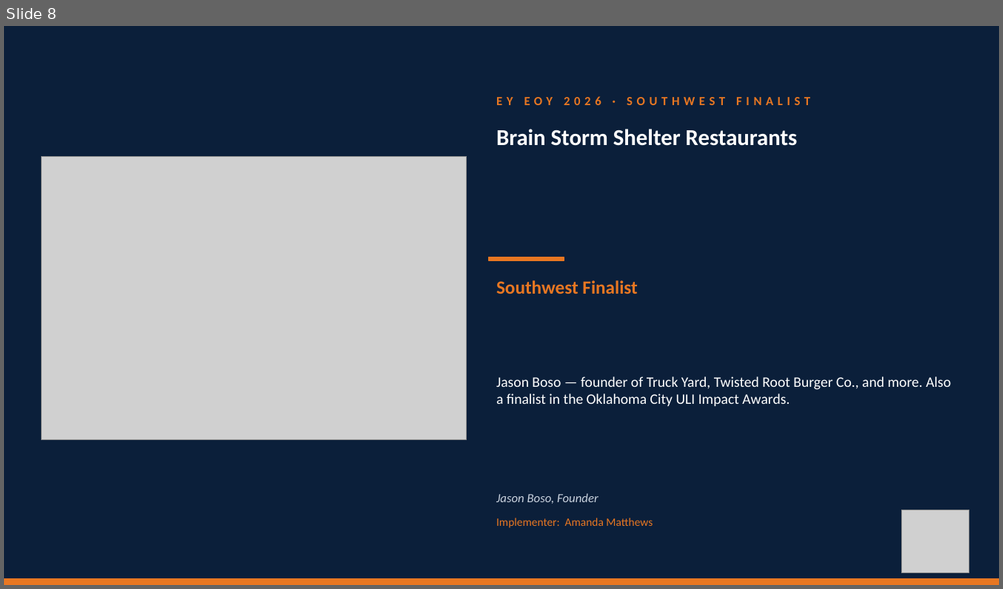
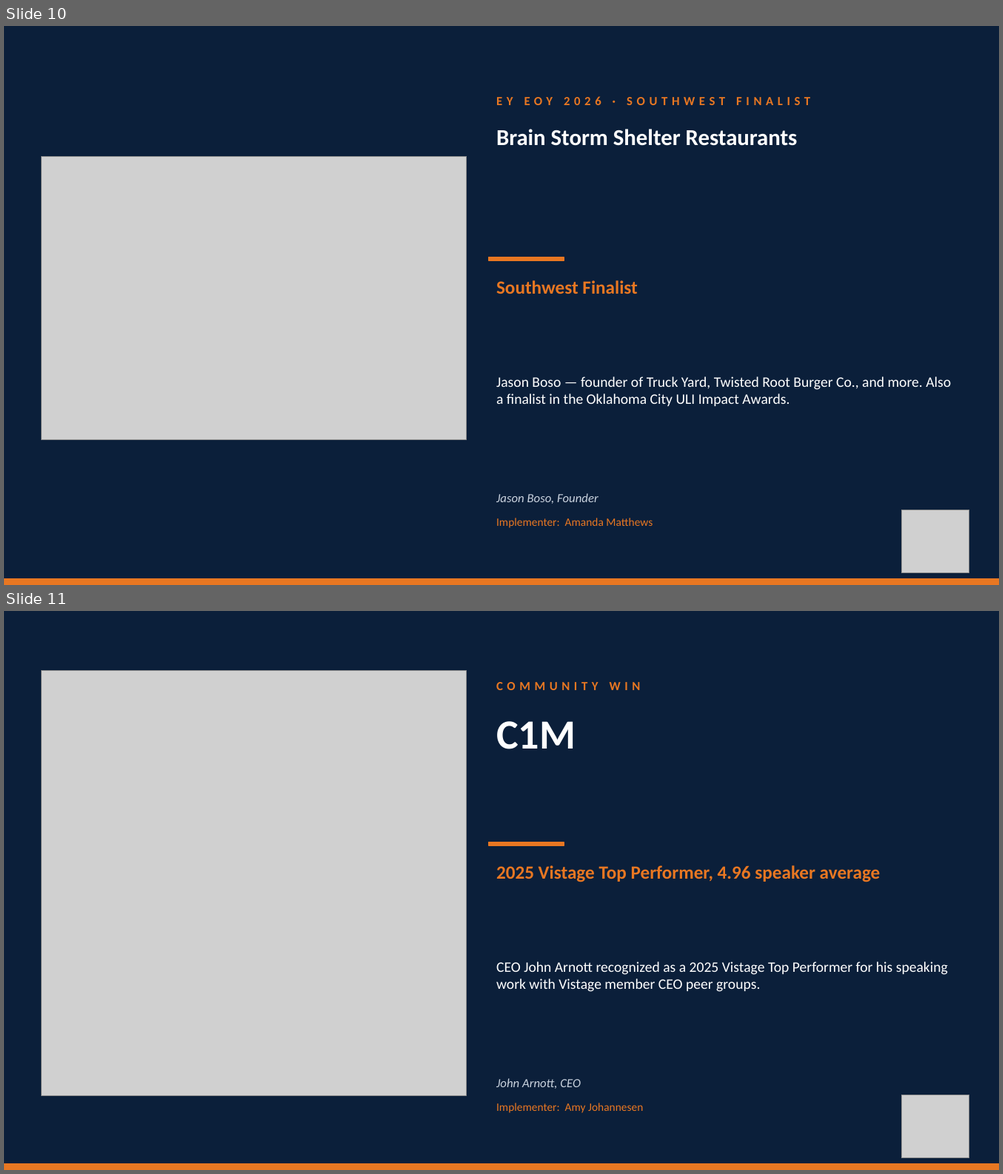
Before and after one commit to TicoRicoRay/wroe-dallas-2026, a slide deck: deliverables/celebrations-loop/Celebrations-Loop.pptx. Shown one above the other, each under a label of ours: slide 8 before the commit, slides 10 and 11 after it. The pictures are 1003x589 and 1003x1174 pixels, drawn with LibreOffice and Linux fonts; fonts in the diff are those of the drawing; grey boxes stand for pictures. Boxes give left, top, right and bottom in pixels: in the first picture for what was removed or moved away, otherwise in the second. Text is boxed around its words. In the diff, an @@ line names an element or a change of style, - is before the commit and + after.

Commit message:
Add 7 more customer celebrations to break loop (25 total)
Late Sep 10 submissions: TEKConcierge, Hotchkiss Insurance, AMI Construction,
C1M, Local Profile, Arts Fort Worth, Catco. Includes Local Profile summit
photo, Arts Fort Worth Heart of Gold ceremony photo, and Vistage Top Performer
logo for C1M. Others render as text-only.

```diff
--- a/deliverables/celebrations-loop/Celebrations-Loop.pptx
+++ b/deliverables/celebrations-loop/Celebrations-Loop.pptx
@@ slide 11 added at (x1=4, y1=611, x2=999, y2=1170), background #0B1F3A @@
@@ picture added at (x1=41, y1=671, x2=466, y2=1096) @@
@@ text added at (x1=496, y1=682, x2=640, y2=690), 12 pt, text #E87722, bold @@
+COMMUNITY WIN
@@ text added at (x1=496, y1=721, x2=575, y2=749), 40 pt, text #FFFFFF, bold @@
+C1M
@@ rectangle added at (x1=489, y1=843, x2=563, y2=846), fill #E87722, outline #E87722 1 pt @@
@@ text added at (x1=496, y1=866, x2=880, y2=883), 18 pt, text #E87722, bold @@
+2025 Vistage Top Performer, 4.96 speaker average
@@ text added at (x1=496, y1=962, x2=948, y2=992), 14 pt, text #FFFFFF @@
+CEO John Arnott recognized as a 2025 Vistage Top Performer for his speaking work with Vistage member CEO peer groups.
@@ text added at (x1=496, y1=1079, x2=580, y2=1089), 12 pt, text #C9D2DE, italic @@
+John Arnott, CEO
@@ picture added at (x1=902, y1=1095, x2=969, y2=1159) @@
@@ text added at (x1=496, y1=1103, x2=643, y2=1113), 11 pt, text #E87722 @@
+Implementer: Amy Johannesen
@@ rectangle added at (x1=4, y1=1165, x2=999, y2=1170), fill #E87722, outline #E87722 1 pt @@
@@ what was slide 8 is now slide 10 @@
```
Also in this commit, not shown: 6 other slides added, 14 other files.
